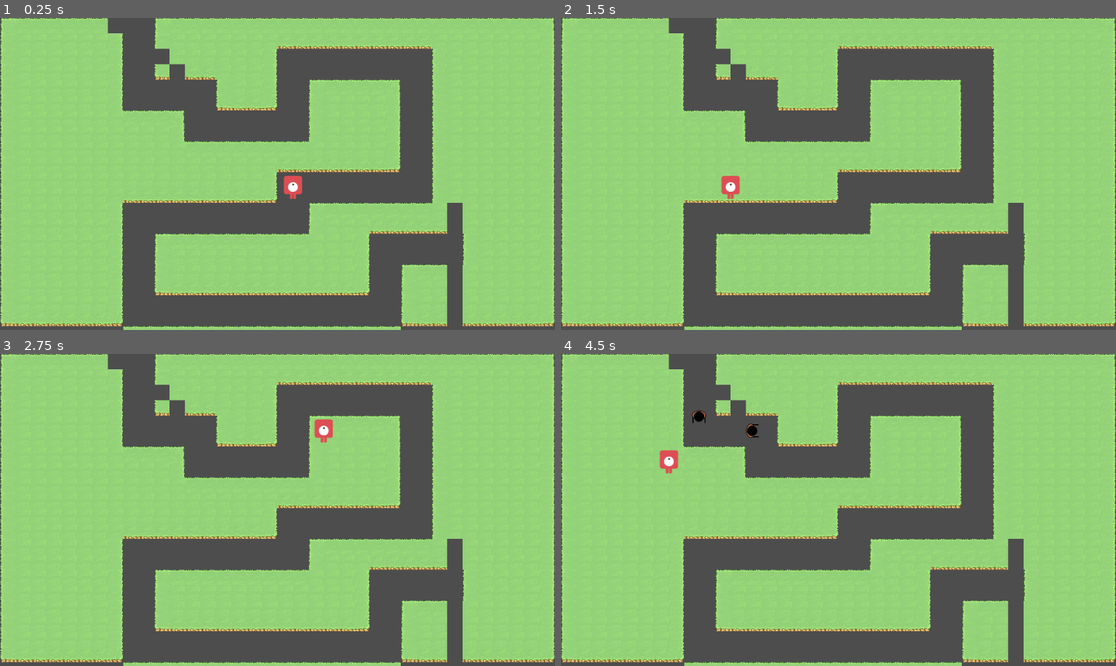
Above: before the commit, frames 1-4 (two rows, left to right).
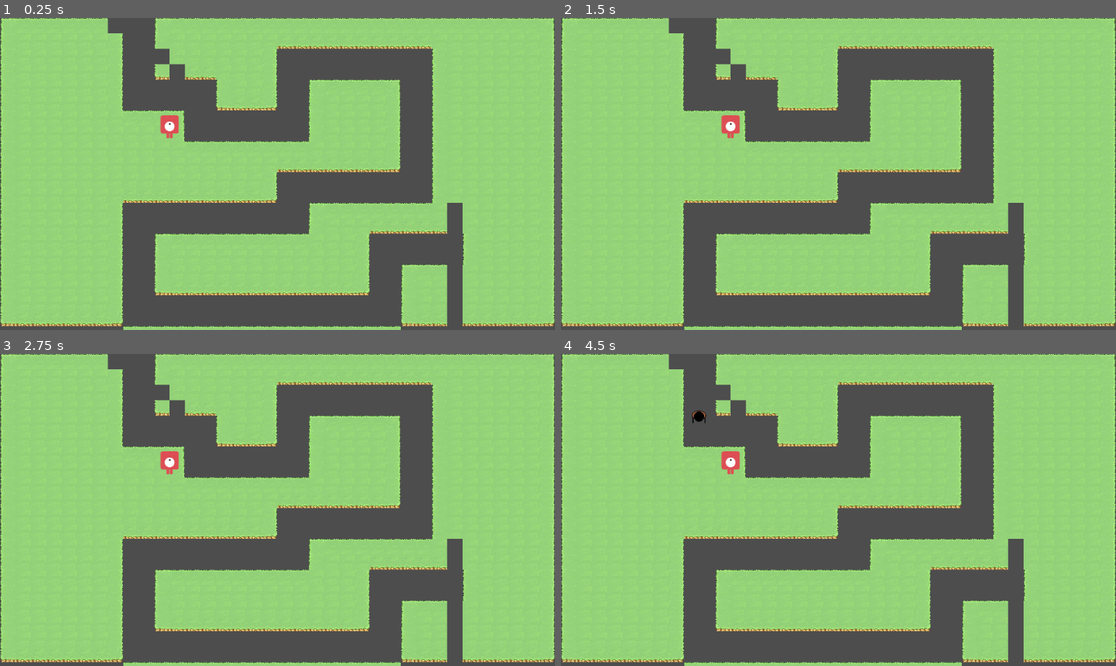
Above: after the commit, the same moments.

Repository: jakkrapan-art/holo.ve
Game: Godot game, scene res://scenes/dev_scene.tscn
The game is run twice, just before and just after one commit, with the same random seed, the same clock (stepped at 60 frames per second) and the same inputs. The project has no main scene, so this scene is started directly.
Inputs (mouse positions are in pixels of both pictures, inside the frame that each line leads up to):
- Up to frame 1 (0.25 s): no input
- Up to frame 2 (1.5 s): tap Enter at 0.5 s; move the mouse to (960, 158) at 0.52 s; hold D (move_right) 0.53-1.28 s; tap Space (dash) at 0.6, 1.25 s; move the mouse to (727, 189) at 1.27 s; hold S (move_down) from 1.28 s (still down); tap Shift (run) at 1.35 s
- Up to frame 3 (2.75 s): tap Enter at 2 s; move the mouse to (333, 441) at 2.02 s; release S (move_down) at 2.03 s; hold D (move_right) from 2.03 s (still down); tap Space (dash) at 2.1 s
- Up to frame 4 (4.5 s): tap Space (dash) at 2.75, 3.6 s; move the mouse to (810, 572) at 2.77 s; release D (move_right) at 2.78 s; hold Up (move_up) 2.78-3.53 s; tap Shift (run) at 2.85, 4.35 s; tap Enter at 3.5 s; move the mouse to (1005, 556) at 3.52 s; hold A (move_left) from 3.53 s (still down); move the mouse to (672, 463) at 4.27 s

The runs differ from the first frame. In frame 1, 0.4% of the frame differs, in the area x 28-55%, y 31-59%; in frame 2, 0.4%; in frame 3, 0.4%; in frame 4, 0.5%, in the area x 17-36%, y 22-39%.

Commit message:
feat - tower with attack system

Diff:
--- a/resources/enemy/enemy_base.tscn
+++ b/resources/enemy/enemy_base.tscn
@@ -1,18 +1,21 @@
-[gd_scene load_steps=4 format=3 uid="uid://cs2xxi3vk21js"]
+[gd_scene load_steps=5 format=3 uid="uid://cs2xxi3vk21js"]
 
 [ext_resource type="Script" path="res://scripts/entity/enemy/enemy.gd" id="1_yukka"]
+[ext_resource type="Script" path="res://scripts/entity/enemy/enemy_area.gd" id="2_wqjs0"]
 [ext_resource type="Texture2D" uid="uid://qsyir3brjwvm" path="res://resources/enemy/enemy_test.png" id="3_5ljvi"]
 
 [sub_resource type="CircleShape2D" id="CircleShape2D_gnwf4"]
 radius = 16.0
 
-[node name="enemy_base" type="PathFollow2D"]
+[node name="enemy_base" type="PathFollow2D" groups=["enemy"]]
 loop = false
 script = ExtResource("1_yukka")
 
-[node name="Enemy" type="Area2D" parent="."]
+[node name="Enemy" type="Area2D" parent="." groups=["enemy"]]
+script = ExtResource("2_wqjs0")
 
 [node name="CollisionShape2D" type="CollisionShape2D" parent="Enemy"]
+scale = Vector2(3, 3)
 shape = SubResource("CircleShape2D_gnwf4")
 
 [node name="Sprite2D" type="Sprite2D" parent="."]
--- a/resources/tower/tower.tscn
+++ b/resources/tower/tower.tscn
@@ -1,10 +1,30 @@
-[gd_scene load_steps=3 format=3 uid="uid://d5g7c6yxmrv4"]
+[gd_scene load_steps=6 format=3 uid="uid://d5g7c6yxmrv4"]
 
 [ext_resource type="Script" path="res://scripts/entity/tower/tower.gd" id="1_mmirn"]
 [ext_resource type="Texture2D" uid="uid://bxd2aatydxi5k" path="res://resources/player/playerRed_up1.png" id="2_2h70i"]
+[ext_resource type="Script" path="res://scripts/enemy_detector.gd" id="3_57u27"]
+[ext_resource type="Script" path="res://scripts/entity/attack_controller.gd" id="4_ar3mn"]
+
+[sub_resource type="CircleShape2D" id="CircleShape2D_qi6uv"]
 
 [node name="tower" type="Node2D"]
 script = ExtResource("1_mmirn")
 
 [node name="Sprite2D" type="Sprite2D" parent="."]
 texture = ExtResource("2_2h70i")
+
+[node name="EnemyDetector" type="Area2D" parent="." node_paths=PackedStringArray("collision")]
+scale = Vector2(3, 3)
+script = ExtResource("3_57u27")
+collision = NodePath("CollisionShape2D")
+
+[node name="CollisionShape2D" type="CollisionShape2D" parent="EnemyDetector"]
+shape = SubResource("CircleShape2D_qi6uv")
+
+[node name="AttackController" type="Node" parent="."]
+script = ExtResource("4_ar3mn")
+
+[node name="AttackDelayTimer" type="Timer" parent="AttackController"]
+
+[connection signal="onEnemyDetected" from="EnemyDetector" to="." method="_onEnemyDetected"]
+[connection signal="timeout" from="AttackController/AttackDelayTimer" to="AttackController" method="_onAttackDelayTimerTimeout"]
--- a/scripts/enemy_detector.gd
+++ b/scripts/enemy_detector.gd
@@ -1,10 +1,10 @@
-extends Node
+extends Area2D
 class_name EnemyDetector
 
 @export var radius: float = 3
-@onready var collision: CollisionShape2D = $CollisionShape2D
+@export var collision: CollisionShape2D;
 
-var target: Entity = null
+var target: Enemy = null
 
 func _ready():
 	collision.scale = Vector2.ONE * (radius * 2)
@@ -13,8 +13,10 @@
 
 func onCollisionHit(area: Area2D):
 	if area.is_in_group("enemy"):
-		target = area as Entity
-		onEnemyDetected.emit(target)
+		var eArea = area as EnemyArea
+		if(eArea):
+			target = eArea.enemy;
+			onEnemyDetected.emit(target)
 
 func onCollisionExit(area: Area2D):
 	if(area.is_in_group("enemy") && target != null):
--- a/scripts/entity/attack_controller.gd
+++ b/scripts/entity/attack_controller.gd
@@ -2,26 +2,31 @@
 class_name AttackController
 
 @onready var attackDelayTimer = $AttackDelayTimer
-var weapon = null;
+var attackDamage: int = 0;
+var isReady: bool = true;
 
-func setup(weapon):
-	self.weapon = weapon
+func setup(damage: int, delay: float):
+	updateDelayTime(delay);
+	updateAttackDamage(damage);
 
-func setDelayTime(delay: float):
+func updateAttackDamage(damage: int):
+	attackDamage = damage;
+
+func updateDelayTime(delay: float):
 	if attackDelayTimer == null:
 		return
 	attackDelayTimer.wait_time = delay
 
-func attack(target: Entity, damageAmount: int) -> int:
-	if(weapon == null || target == null || !isReady()):
+func attack(target: Enemy) -> int:
+	if(target == null || !isReady):
 		return 0
-	weapon.attack(target);
+	isReady = false;
 	attackDelayTimer.start()
-	return 0
-	#if (target.has_method("recvDamage")):
-		#return target.recvDamage(damageAmount)
-	#else:
-		#return 0
+	if (target.has_method("recvDamage")):
+		return target.recvDamage(attackDamage);
+	else:
+		return 0
 
-func isReady() -> bool:
-	return attackDelayTimer != null && attackDelayTimer.time_left <= 0
+
+func _onAttackDelayTimerTimeout():
+	isReady = true;
--- a/scripts/entity/enemy/enemy.gd
+++ b/scripts/entity/enemy/enemy.gd
@@ -6,13 +6,19 @@
 
 enum EnemyType {Normal, Elite, Boss}
 
-var hp: int = 0;
+var maxHp: int = 0;
+var currentHp: int = 0;
 var armor: int = 0;
 var mArmor: int = 0;
 var moveSpeed: int = 0;
 
 func setup(hp: int, armor: int, mArmor: int, moveSpeed: int, texture: Texture2D):
 	setTexture(texture);
+	maxHp = hp;
+	currentHp = hp;
+	self.armor = armor;
+	self.mArmor = mArmor;
+	self.moveSpeed = moveSpeed;
 
 func _process(_delta):
 	if(progress_ratio == 1):
@@ -26,4 +32,13 @@
 	if(sprite != null && image != null):
 		sprite.texture = image;
 
+func recvDamage(damage: int) -> int:
+	currentHp -= damage;
+	if(currentHp <= 0):
+		dead();
+	return damage;
+
+func dead():
+	queue_free();
+
 signal onReachEndPoint();
--- /dev/null
+++ b/scripts/entity/enemy/enemy_area.gd
@@ -0,0 +1,4 @@
+extends Area2D
+class_name  EnemyArea
+
+@onready var enemy: Enemy = $"..";
--- a/scripts/entity/tower/tower.gd
+++ b/scripts/entity/tower/tower.gd
@@ -2,14 +2,24 @@
 var GRID_SIZE = 64;
 
 @onready var spr: Sprite2D = $Sprite2D
+@export var enableMove: bool = false;
+@onready var attackController: AttackController = $AttackController;
+
+var enemy: Enemy = null;
+
+func _ready():
+	if(attackController != null):
+		attackController.setup(10, 0.2);
 
 func _process(delta):
-	var mousePos = get_global_mouse_position()
-	var gridPos = snapToGrid(mousePos)
-	position = gridPos
+	if enableMove:
+		var mousePos = get_global_mouse_position()
+		position = mousePos;
 
-	var avail = isAvailable();
-	updateSpriteColor(avail);
+	attackEnemy();
+	#var gridPos = snapToGrid(mousePos)
+	#var avail = isAvailable();
+	#updateSpriteColor(avail);
 
 func snapToGrid(position):
 	var screenSize = get_viewport().size;
@@ -19,10 +29,12 @@
 
 	return Vector2(gridX, gridY)
 
+func attackEnemy():
+	if(enemy != null && attackController != null):
+		attackController.attack(enemy);
+	pass;
+
 func isAvailable():
-	if ((roundi(position.x / GRID_SIZE) % 2 == 1 && roundi(position.y / GRID_SIZE) % 2 == 0) ||
-		(roundi(position.x / GRID_SIZE) % 2 == 0 && roundi(position.y / GRID_SIZE) % 2 == 1)):
-		return false
 	return true
 
 func updateSpriteColor(available: bool):
@@ -30,3 +42,7 @@
 		spr.self_modulate = Color("#ffffff", 1);
 	else:
 		spr.self_modulate = Color("#ff0000", 1);
+
+func _onEnemyDetected(enemy: Enemy):
+	if(self.enemy == null):
+		self.enemy = enemy;
